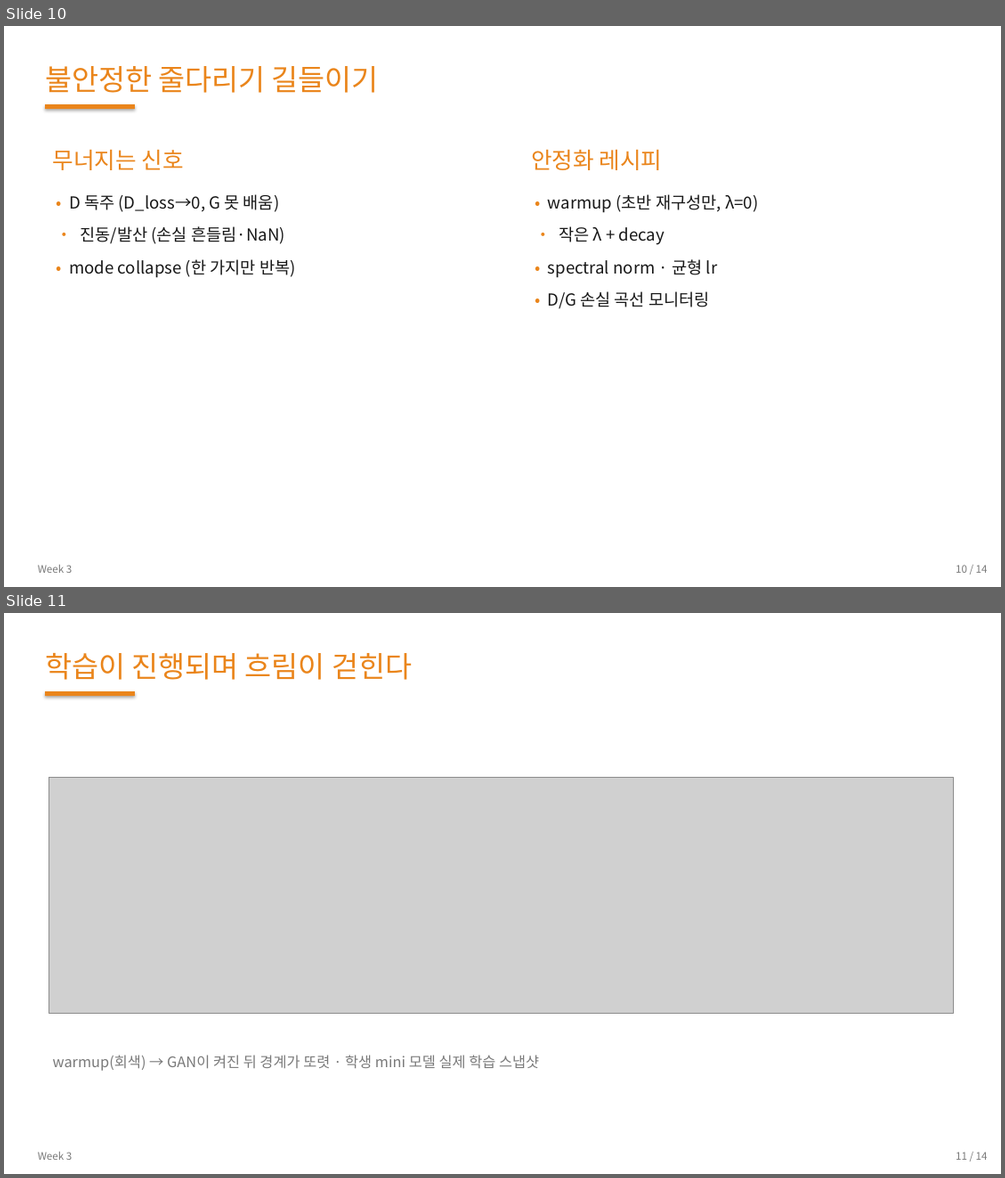
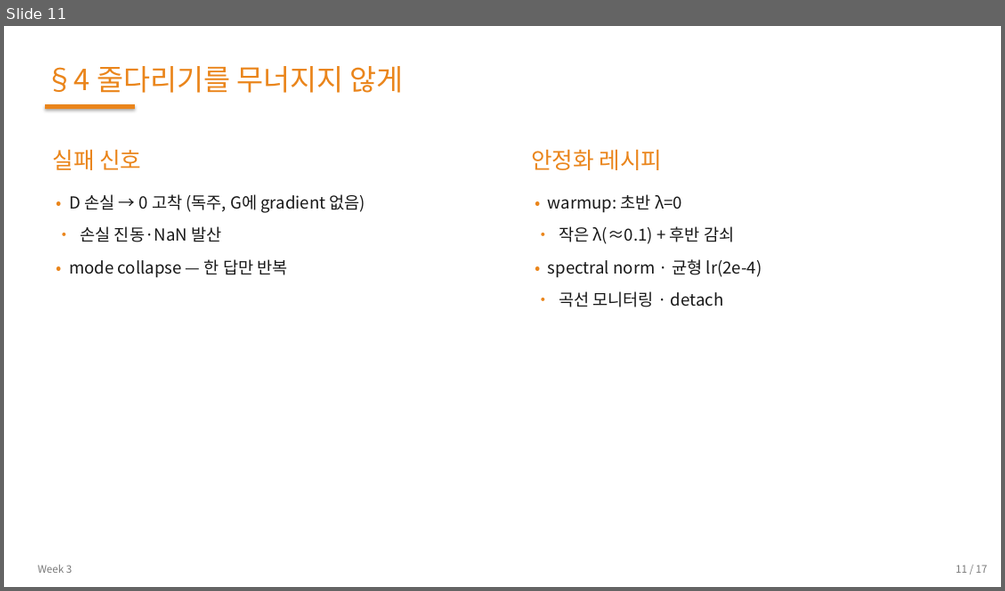
Before and after one commit to 01willy/Digital_rock_DL_Education, a slide deck: web/downloads/shared/w3/W3.pptx. Shown one above the other, each under a label of ours: slides 10 and 11 before the commit, slide 11 after it. The pictures are 1005x1178 and 1005x591 pixels, drawn with LibreOffice and Linux fonts; fonts in the diff are those of the drawing; grey boxes stand for pictures. Boxes give left, top, right and bottom in pixels: in the first picture for what was removed or moved away, otherwise in the second. Text is boxed around its words. In the diff, an @@ line names an element or a change of style, - is before the commit and + after.

```diff
--- a/web/downloads/shared/w3/W3.pptx
+++ b/web/downloads/shared/w3/W3.pptx
@@ slide 11 removed at bbox=[4, 613, 1001, 1174], background #FFFFFF @@
@@ text removed at bbox=[45, 653, 412, 680] @@
-학습이 진행되며 흐림이 걷힌다
@@ rectangle removed at bbox=[45, 691, 135, 696] @@
@@ picture removed at bbox=[48, 778, 954, 1013] @@
@@ text removed at bbox=[53, 1054, 539, 1070] @@
-warmup(회색) → GAN이 켜진 뒤 경계가 또렷 · 학생 mini 모델 실제 학습 스냅샷
@@ text removed at bbox=[38, 1151, 72, 1159] @@
-Week 3
@@ text removed at bbox=[955, 1151, 987, 1159] @@
-11 / 14
@@ what was slide 10 is now slide 11 @@
@@ slide 11 changed as well @@
@@ text at bbox=[45, 66, 404, 93]: text changed @@
-불안정한 줄다리기 길들이기
+§4 줄다리기를 무너지지 않게
@@ text at bbox=[53, 149, 141, 170]: text changed @@
-무너지는 신호
+실패 신호
@@ text at bbox=[69, 194, 366, 278]: text changed @@
-• D 독주 (D_loss→0, G 못 배움)
-• 진동/발산 (손실 흔들림·NaN)
-• mode collapse (한 가지만 반복)
+• D 손실 → 0 고착 (독주, G에 gradient 없음)
+• 손실 진동·NaN 발산
+• mode collapse — 한 답만 반복
@@ text at bbox=[548, 194, 762, 307]: text changed @@
-• warmup (초반 재구성만, λ=0)
-• 작은 λ + decay
-• spectral norm · 균형 lr
-• D/G 손실 곡선 모니터링
+• warmup: 초반 λ=0
+• 작은 λ(≈0.1) + 후반 감쇠
+• spectral norm · 균형 lr(2e-4)
+• 곡선 모니터링 · detach
@@ text at bbox=[955, 564, 987, 572]: text changed @@
-10 / 14
+11 / 17
```
Also in this commit, not shown: 4 other slides changed, 12 slides added, 8 other slides removed, 14 other files.
